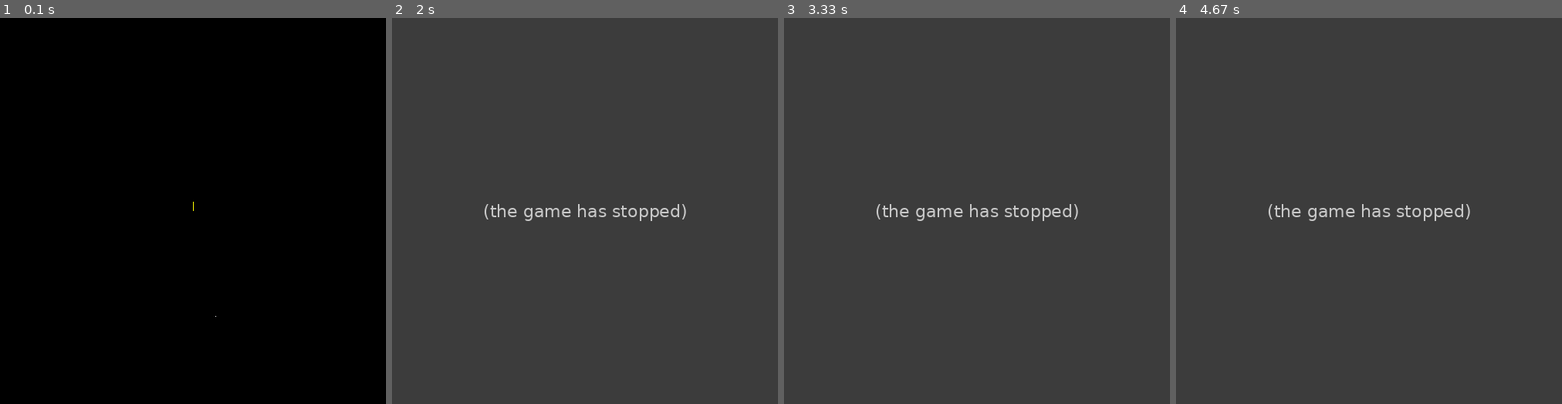
Above: before the commit, frames 1-4 (left to right).
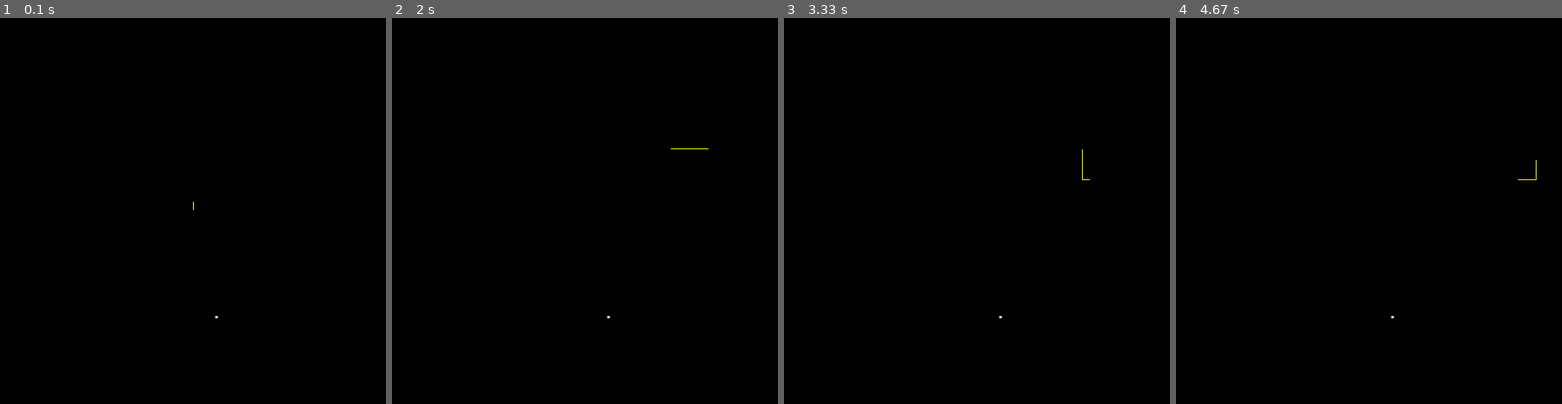
Above: after the commit, the same moments.

Repository: an-garcia/PygameTutorial
Game: pygame game, started from WormGame.py
Same seed, same stepped clock (60 frames per second), same inputs: the game is played once before the commit and once after it.
Inputs:
- Up to frame 1 (0.1 s): no input
- Up to frame 2 (2 s): hold Right 0.33-0.8 s; hold Up 0.83-1.13 s; hold Right 1.17-1.63 s; hold Left from 1.67 s (still down)
- Up to frame 3 (3.33 s): release Left at 2.2 s; hold Down 2.23-2.53 s; hold Left 2.57-2.97 s; hold Up from 3 s (still down)
- Up to frame 4 (4.67 s): release Up at 3.37 s; hold Right 3.4-4.03 s; hold Down 4.07-4.43 s; hold Left from 4.47 s (still down)

The runs differ from the first frame. In frame 1, less than 0.1% of the frame differs, in the area x 50-57%, y 49-78%; in frame 2, 100%, in the area x 0-100%, y 0-100%; in frame 3, 100%; in frame 4, 100%.
Before the commit the program exited at 1.67 s; later frames show no game.

Commit message:
Update Worm Game
- Add sound
- Increase size of food
- Improve keyboard handler
- Update readme

Diff:
--- a/WormGame.py
+++ b/WormGame.py
@@ -1,6 +1,6 @@
 #! /usr/bin/env python
 
-# Source https://lorenzod8n.wordpress.com/2008/02/27/pygame-tutorial-8-the-worm-game/
+# Source https://lorenzod8n.wordpress.com/2008/03/01/pygame-tutorial-9-first-improvements-to-the-game/
 # Draws a worm on screen that moves with direction keys.
 
 import pygame
@@ -30,12 +30,15 @@
             self.vx = 0
             self.vy = -1
         elif event.key == pygame.K_DOWN:
+            if self.vy == -1: return
             self.vx = 0
             self.vy = 1
         elif event.key == pygame.K_LEFT:
+            if self.vx == 1: return
             self.vx = -1
             self.vy = 0
         elif event.key == pygame.K_RIGHT:
+            if self.vx == -1: return
             self.vx = 1
             self.vy = 0
 
@@ -56,11 +59,13 @@
             self.body.pop()
 
     def draw(self):
-        for x, y in self.body:
-            self.surface.set_at((x, y), self.color)
+        #for x, y in self.body:
+        #    self.surface.set_at((x, y), self.color)
+        x, y = self.body[0]
+        self.surface.set_at((x, y), self.color)
+        x, y = self.body[-1]
+        self.surface.set_at((x, y), (0, 0, 0))
 
-    def position(self):
-        return self.x, self.y
 
 
 class Food:
@@ -71,10 +76,19 @@
         self.color = 255, 255, 255
 
     def draw(self):
-        self.surface.set_at((self.x, self.y), self.color)
+        pygame.draw.rect(self.surface, self.color, (self.x, self.y, 3, 3), 0)
 
-    def position(self):
-        return self.x, self.y
+    def erase(self):
+        pygame.draw.rect(self.surface, (0, 0, 0), (self.x, self.y, 3, 3), 0)
+
+    def check(self, x, y):
+        if x < self.x or x > self.x + 3:
+            return False
+        elif y < self.y or y > self.y + 3:
+            return False
+        else:
+            return True
+
 
 
 # Draws a worm
@@ -85,13 +99,16 @@
     screen = pygame.display.set_mode((w, h))
     clock = pygame.time.Clock()
 
+    pygame.mixer.init()
+    chomp = pygame.mixer.Sound("croc_chomp_x.wav")
+
     score = 0
     worm = Worm(screen)
     food = Food(screen)
     running = True
 
     while running:
-        screen.fill((0, 0, 0))
+        #screen.fill((0, 0, 0))
         worm.move()
         worm.draw()
         food.draw()
@@ -102,10 +119,12 @@
             running = False
         elif worm.y <= 0 or worm.y >= h - 1:
             running = False
-        elif worm.position() == food.position():
+        elif food.check(worm.x, worm.y):
             score += 1
             worm.eat()
+            chomp.play()
             print ("Score: ", score)
+            food.erase()
             food = Food(screen)
 
         for event in pygame.event.get():
Not shown, changed: README.md
Binary file added: WormGame.png
Not shown, added: croc_chomp_x.wav
